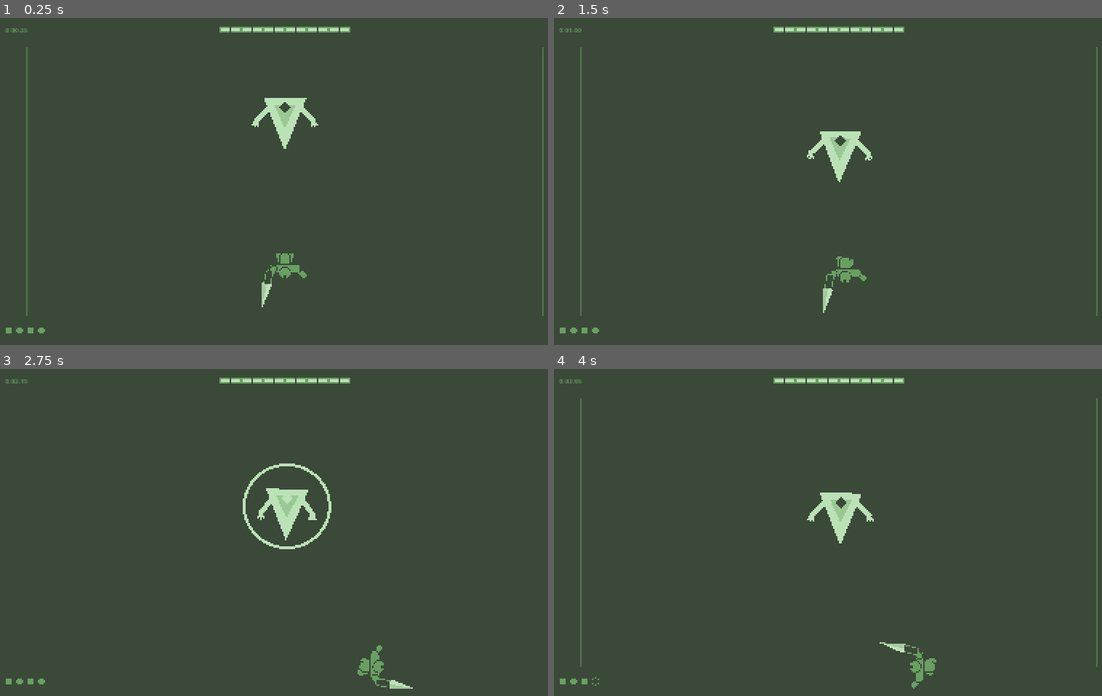
Above: before the commit, frames 1-4 (two rows, left to right).
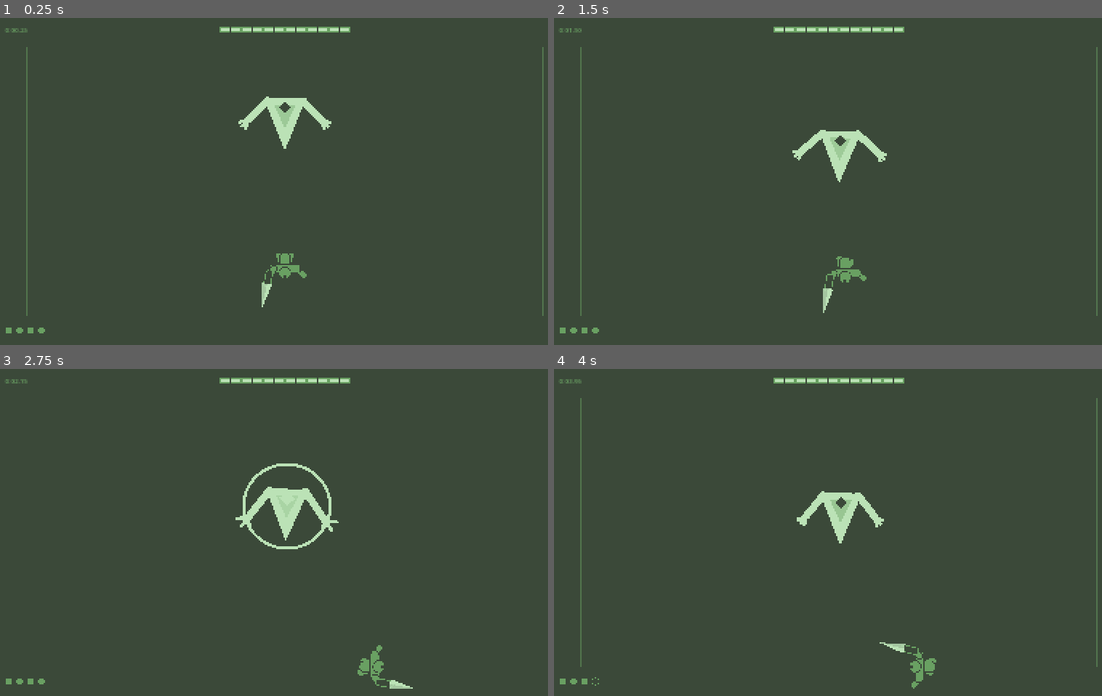
Above: after the commit, the same moments.

Repository: nrkahfirhmd/project-green-sapphire
Game: Godot game, scene res://scenes/main.tscn
Two runs of this game, one before a commit and one after it. Both use one fixed random seed, a clock stepped at 60 frames per second and the inputs below.
Inputs:
- Up to frame 1 (0.25 s): no input
- Up to frame 2 (1.5 s): hold D (move_right) 0.53-1.28 s; tap L (attack_heavy) at 0.6 s; hold S (move_down) from 1.28 s (still down); tap K (attack_light) at 1.35 s
- Up to frame 3 (2.75 s): release S (move_down) at 2.03 s; hold D (move_right) from 2.03 s (still down); tap Space (dodge) at 2.1 s
- Up to frame 4 (4 s): release D (move_right) at 2.78 s; hold W (move_up) 2.78-3.53 s; tap L (attack_heavy) at 2.85 s; hold A (move_left) from 3.53 s (still down); tap K (attack_light) at 3.6 s

The runs differ from the first frame. In frame 1, 0.4% of the frame differs, in the area x 43-61%, y 24-35%; in frame 2, 0.4%; in frame 3, 0.6%, in the area x 42-62%, y 28-56%; in frame 4, 0.4%.

Commit message:
feat: animate the boss idle, telegraph and phase 2
The arms used to rotate around the shoulder as they raised, which flung
them out sideways and read as antennae rather than a wind-up. They now
lerp from a rest pose to an overhead one, with the shoulders moved out to
the top corners of the body, thicker limbs, and fingers that splay wider
and reach further the closer the attack gets.

Other passes on the same draw:

- idle: facet shimmer and an eye that blinks between attacks
- telegraph: tremble and a heartbeat pulse that both scale with the
  windup, and an eye that grows as it charges
- attack: a per-kind pose — leans into the aim, stretches along a charge,
  swells through a ring
- hurt: jitter for the length of the flash
- death: a spin-and-shrink instead of simply stopping

Phase 2 also draws fracture lines across the body and bobs faster, so the
transition has an in-world tell and not only HUD text.

Diff:
--- a/scripts/boss.gd
+++ b/scripts/boss.gd
@@ -21,6 +21,8 @@
 	"ring":   {"windup": 1.05, "active": 0.55, "recover": 0.70, "dmg": 1, "r_from": 40.0, "r_to": 540.0, "band": 34.0},
 	"charge": {"windup": 0.90, "active": 0.45, "recover": 0.85, "dmg": 1, "speed": 1250.0, "hit_dist": 62.0},
 }
+
+const BLINK_TIME := 0.16
 
 enum State { IDLE, TELEGRAPH, ATTACK, RECOVER, DEAD }
 
@@ -40,6 +42,9 @@
 var _eye_t := 0.0                    # 0..1 telegraph progress, drives eye color
 var _arm_t := 0.15                   # 0 rest .. 1 raised (anticipation pose)
 var _touch_cd := 0.0                 # body-contact damage throttle
+var _blink := 0.0                    # eye-blink timer, idle only
+var _blink_cd := 3.0
+var _death_t := 0.0                  # death spin-and-shrink progress
 
 @onready var player: Node = get_tree().get_first_node_in_group("player")
 
@@ -71,6 +76,16 @@
 		State.ATTACK:    arm_target = 0.0
 	var arm_rate := 14.0 if state == State.ATTACK else 4.0
 	_arm_t = move_toward(_arm_t, arm_target, arm_rate * delta)
+
+	# idle eye blink
+	if state == State.IDLE:
+		_blink_cd -= delta
+		if _blink_cd <= 0.0:
+			_blink = BLINK_TIME
+			_blink_cd = randf_range(2.4, 5.0)
+	_blink = max(0.0, _blink - delta)
+	if state == State.DEAD:
+		_death_t += delta
 
 	_touch_cd = max(0.0, _touch_cd - delta)
 	if state != State.DEAD and state != State.ATTACK:
@@ -281,36 +296,84 @@
 
 func _draw() -> void:
 	var body_col := Game.PALE_JADE if _flash <= 0.0 else Color.WHITE
-	var bob_y := sin(_bob * 1.5) * 6.0
-	draw_set_transform(Vector2(0, bob_y), sin(_bob * 0.7) * 0.03, _visual)
+
+	# base float: bob + slow rotation drift, both faster in phase 2
+	var rate := 2.2 if phase == 2 else 1.5
+	var off := Vector2(0, sin(_bob * rate) * 6.0)
+	var rot := sin(_bob * 0.7) * 0.03
+	var sq := _visual
+
+	match state:
+		State.TELEGRAPH:
+			# tremble + heartbeat pulse, both scaling with the windup
+			var j := _eye_t * _eye_t * 4.0
+			off += Vector2(randf_range(-j, j), randf_range(-j, j))
+			var beat := 1.0 + sin(_bob * (14.0 + 30.0 * _eye_t)) * 0.035 * _eye_t
+			sq *= Vector2(2.0 - beat, beat)
+			rot += _aim.x * 0.14 * _eye_t          # leans into the aim
+		State.ATTACK:
+			rot += _aim.x * 0.2
+			if _kind == "charge":
+				sq *= Vector2(1.14, 0.88)          # stretched along the dash
+			elif _kind == "ring":
+				var prog := 1.0 - clampf(_t / float(ATK["ring"]["active"]), 0.0, 1.0)
+				sq *= Vector2(1.0 + 0.09 * prog, 1.0 + 0.09 * prog)
+		State.DEAD:
+			rot += _death_t * 5.0
+			var s := maxf(0.0, 1.0 - _death_t * 1.1)
+			sq *= Vector2(s, s)
+
+	if _flash > 0.0:
+		var jf := _flash * 30.0
+		off += Vector2(randf_range(-jf, jf), randf_range(-jf, jf))
+
+	draw_set_transform(off, rot, sq)
 
 	# telegraph shapes first (under body), Pale Jade, alpha rising with _eye_t
 	if state == State.TELEGRAPH or state == State.ATTACK:
 		_draw_telegraph()
 
-	# arms (capsules) + 3-capsule hands, raised by _arm_t for anticipation
-	var lift := _arm_t * 1.15
-	var sh_l := Vector2(-30, -34)
-	var sh_r := Vector2(30, -34)
-	var hand_l := sh_l + (Vector2(-70, 20) - sh_l).rotated(lift)
-	var hand_r := sh_r + (Vector2(70, 20) - sh_r).rotated(-lift)
-	_capsule(sh_l, hand_l, 7, body_col)
-	_capsule(sh_r, hand_r, 7, body_col)
+	# arms: anticipation lift plus an idle sway that dies out as they raise;
+	# fingers splay wider and reach further the closer the attack gets
+	var sway := sin(_bob * 1.2) * 0.10 * (1.0 - _arm_t)
+	var sh_l := Vector2(-48, -42)
+	var sh_r := Vector2(48, -42)
+	# rest pose -> overhead pose, so the anticipation reads as "winding up to
+	# strike" rather than the arms swinging out sideways
+	var hand_l: Vector2 = Vector2(-104, 34).lerp(Vector2(-74, -112), _arm_t)
+	var hand_r: Vector2 = Vector2(104, 34).lerp(Vector2(74, -112), _arm_t)
+	hand_l = sh_l + (hand_l - sh_l).rotated(sway)
+	hand_r = sh_r + (hand_r - sh_r).rotated(-sway)
+	_capsule(sh_l, hand_l, 10, body_col)
+	_capsule(sh_r, hand_r, 10, body_col)
+	# fingers continue the arm's line, splaying wider and reaching further
+	# the closer the attack gets
+	var splay := deg_to_rad(28.0 + 20.0 * _eye_t)
+	var flen := 24.0 + 7.0 * _eye_t
+	var dir_l := (hand_l - sh_l).angle()
+	var dir_r := (hand_r - sh_r).angle()
 	for i in 3:
-		var ang := deg_to_rad(-30 + i * 30) + PI * 0.5
-		_capsule(hand_l, hand_l + Vector2(16, 0).rotated(ang + lift), 3, body_col)
-		_capsule(hand_r, hand_r + Vector2(16, 0).rotated(ang - lift), 3, body_col)
+		_capsule(hand_l, hand_l + Vector2(flen, 0).rotated(dir_l + (i - 1) * splay), 4.5, body_col)
+		_capsule(hand_r, hand_r + Vector2(flen, 0).rotated(dir_r + (i - 1) * splay), 4.5, body_col)
 
 	# body: inverted triangle
-	var pts := PackedVector2Array([Vector2(-58, -48), Vector2(58, -48), Vector2(0, 96)])
-	draw_colored_polygon(pts, body_col)
-	# facet shadow (Sapphire Core, soft)
-	var facet := PackedVector2Array([Vector2(-30, -30), Vector2(30, -30), Vector2(0, 34)])
-	draw_colored_polygon(facet, Color(Game.SAPPHIRE_CORE, 0.4))
-	# eye: diamond, color = windup timer
-	var e := 16.0
+	draw_colored_polygon(PackedVector2Array([Vector2(-58, -48), Vector2(58, -48), Vector2(0, 96)]), body_col)
+	# facet shadow (Sapphire Core), shimmering slowly so the gem reads as solid
+	var shimmer := 0.32 + 0.12 * sin(_bob * 1.9)
+	draw_colored_polygon(PackedVector2Array([Vector2(-30, -30), Vector2(30, -30), Vector2(0, 34)]),
+		Color(Game.SAPPHIRE_CORE, shimmer))
+	# phase 2: fracture lines — an in-world tell that it broke, not just HUD text
+	if phase == 2:
+		draw_line(Vector2(-40, -32), Vector2(4, 22), Game.DEEP_MOSS, 3.0)
+		draw_line(Vector2(4, 22), Vector2(34, -16), Game.DEEP_MOSS, 3.0)
+		draw_line(Vector2(-14, -48), Vector2(-2, -12), Game.DEEP_MOSS, 2.0)
+	# eye: diamond, color = windup timer, grows as it charges, blinks when idle
+	var e := 16.0 + 5.0 * _eye_t
+	var lid := 1.0
+	if _blink > 0.0:
+		lid = lerpf(1.0, 0.1, sin(PI * (1.0 - _blink / BLINK_TIME)))
 	draw_colored_polygon(PackedVector2Array([
-		Vector2(0, -22 - e), Vector2(e, -22), Vector2(0, -22 + e), Vector2(-e, -22)
+		Vector2(0, -22 - e * lid), Vector2(e, -22), Vector2(0, -22 + e * lid), Vector2(-e, -22)
 	]), _eye_color())
 
 	draw_set_transform(Vector2.ZERO, 0.0, Vector2.ONE)
